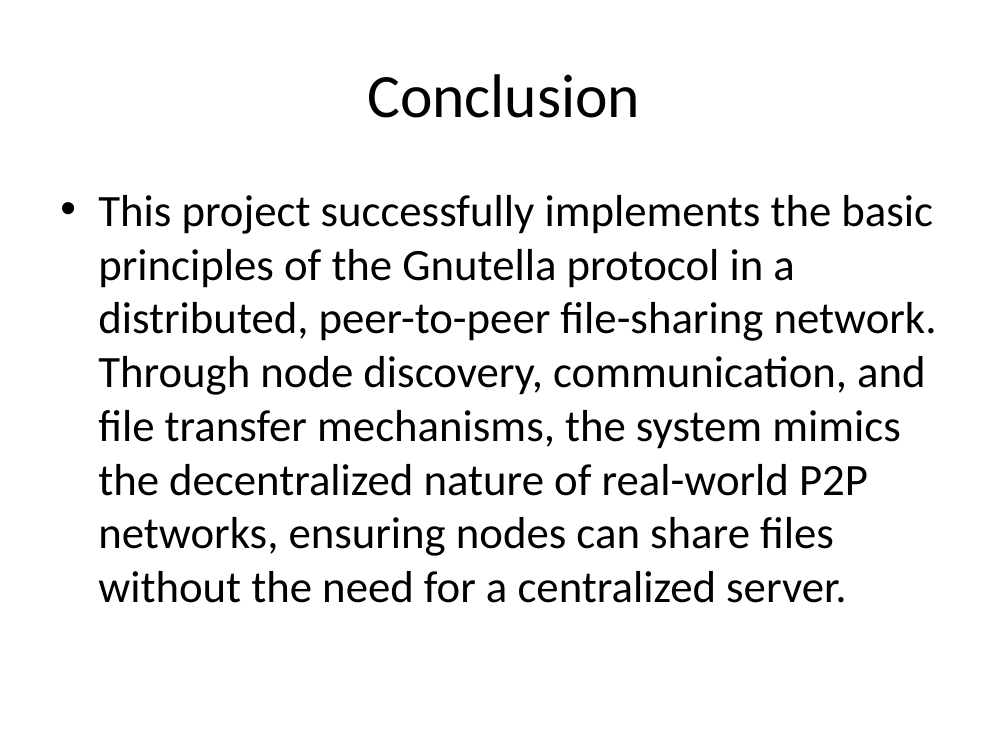
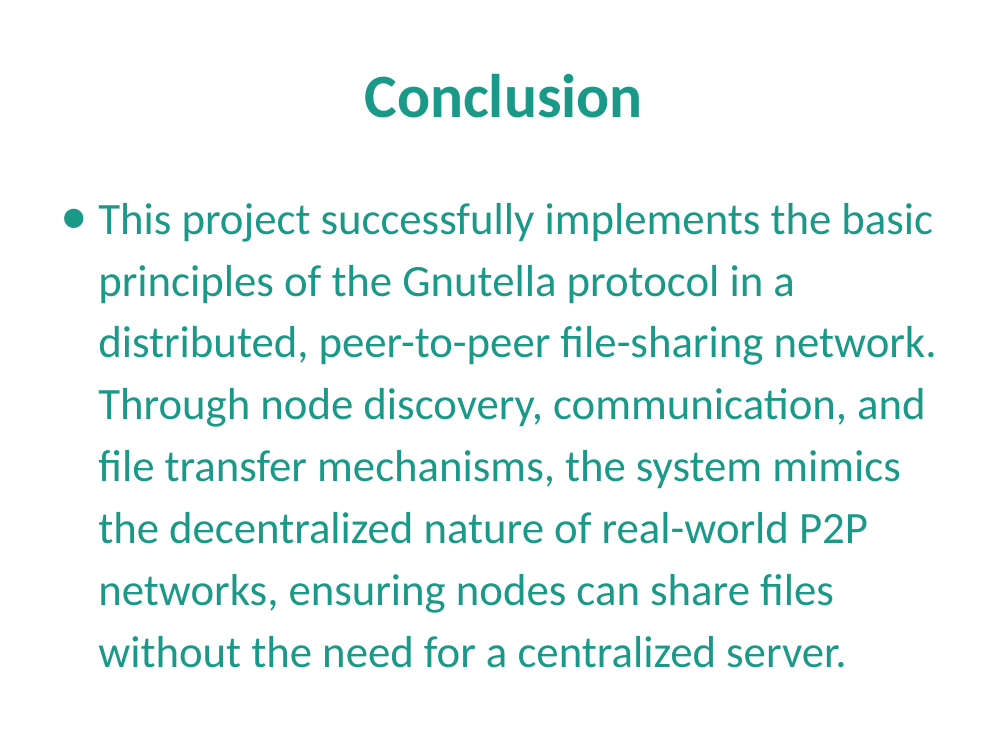
Before and after one commit to laksh-nanwani/Distributed-Systems-2024-IIITH-Project-Gnutella, a slide deck: slide 9 of PPT.pptx (slide 6 before the commit). Drawn at 1008x756 pixels with LibreOffice and Linux fonts; fonts in the diff are those of the drawing. Boxes give left, top, right and bottom in pixels: in the first picture for what was removed or moved away, otherwise in the second. Text is boxed around its words. In the diff, an @@ line names an element or a change of style, - is before the commit and + after.

```diff
--- a/PPT.pptx
+++ b/PPT.pptx
@@ title "Conclusion" at (x1=365, y1=73, x2=643, y2=118): text colour #000000 to #1A9988, bold on @@
@@ text "This project successfully implements the ..." at (x1=98, y1=203, x2=937, y2=668): text colour #000000 to #1A9988; bullet • to ●; line spacing 1 to 1.15; more space between paragraphs @@
```
Also in this commit, not shown: 5 other slides changed, 4 slides added, 2 other files.
